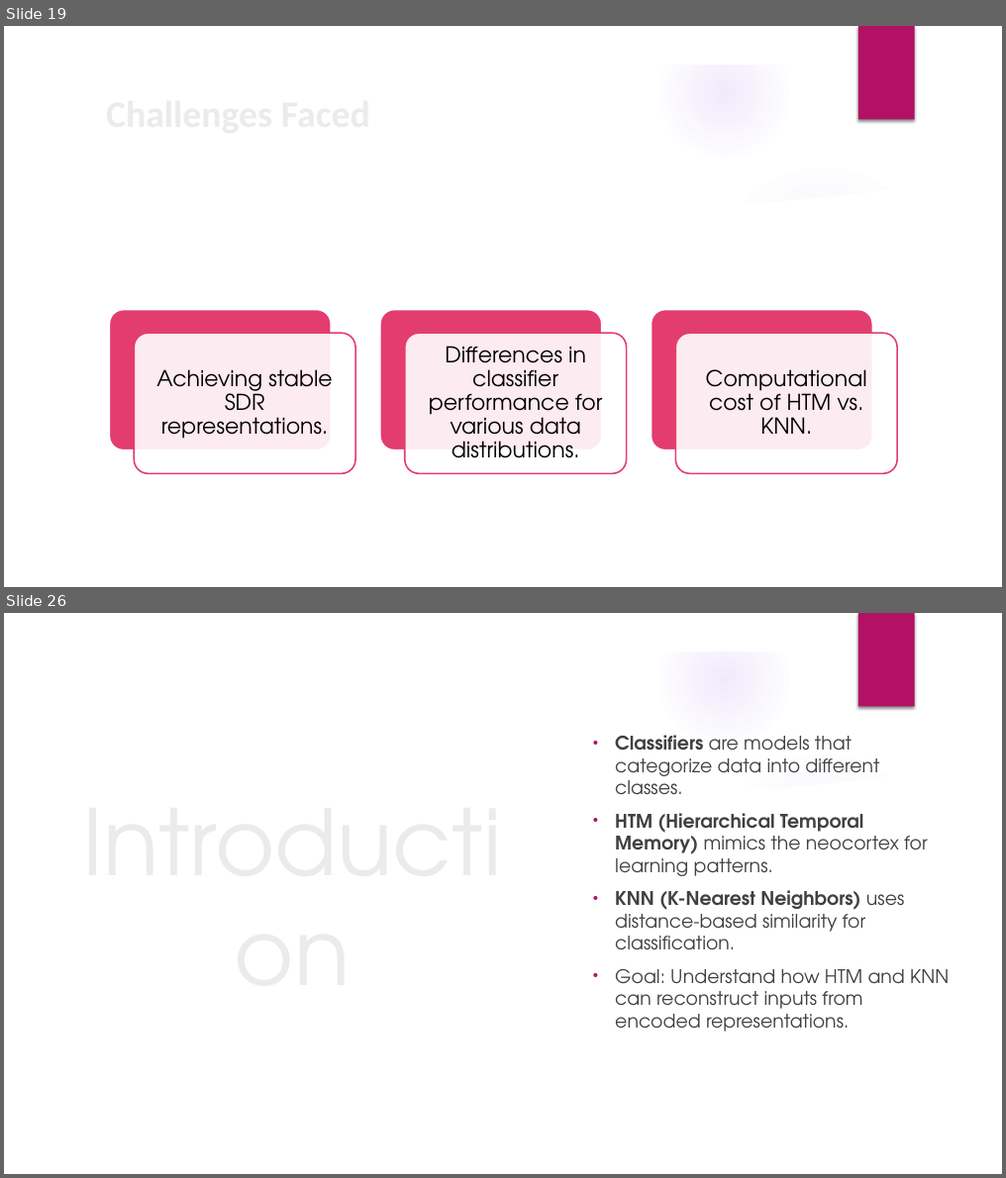
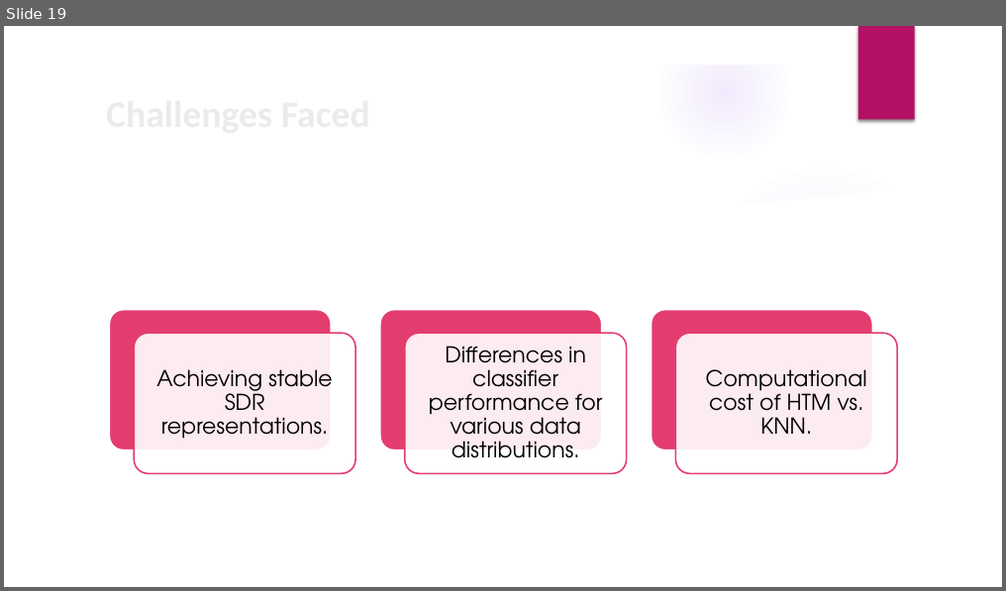
Before and after one commit to prnshubn/neocortexapi-team-untitled, a slide deck: source/Documentation_Team_Untitled/Team_Untitled_Presentation.pptx. Shown one above the other, each under a label of ours: slides 19 and 26 before the commit, slide 19 after it; the slides between them are not shown. The pictures are 1006x1178 and 1006x591 pixels, drawn with LibreOffice and Linux fonts; fonts in the diff are those of the drawing; background and template pictures are left out. Boxes give left, top, right and bottom in pixels: in the first picture for what was removed or moved away, otherwise in the second. Text is boxed around its words. In the diff, an @@ line names an element or a change of style, - is before the commit and + after.

Commit message:
Modified KNN Classifier Performance

```diff
--- a/source/Documentation_Team_Untitled/Team_Untitled_Presentation.pptx
+++ b/source/Documentation_Team_Untitled/Team_Untitled_Presentation.pptx
@@ slide 26 removed at [4,613,1002,1174], background picture (left out); not listed: 9 template elements that a slide beside it also shows @@
@@ title removed at [49,681,537,1107] @@
-Introduction
@@ text removed at [615,735,948,1032] @@
-• Classifiers are models that categorize data into different classes.
-• HTM (Hierarchical Temporal Memory) mimics the neocortex for learning patterns.
-• KNN (K-Nearest Neighbors) uses distance-based similarity for classification.
-• Goal: Understand how HTM and KNN can reconstruct inputs from encoded representations.
```
Also in this commit, not shown: 5 slides changed, 6 other slides removed.
